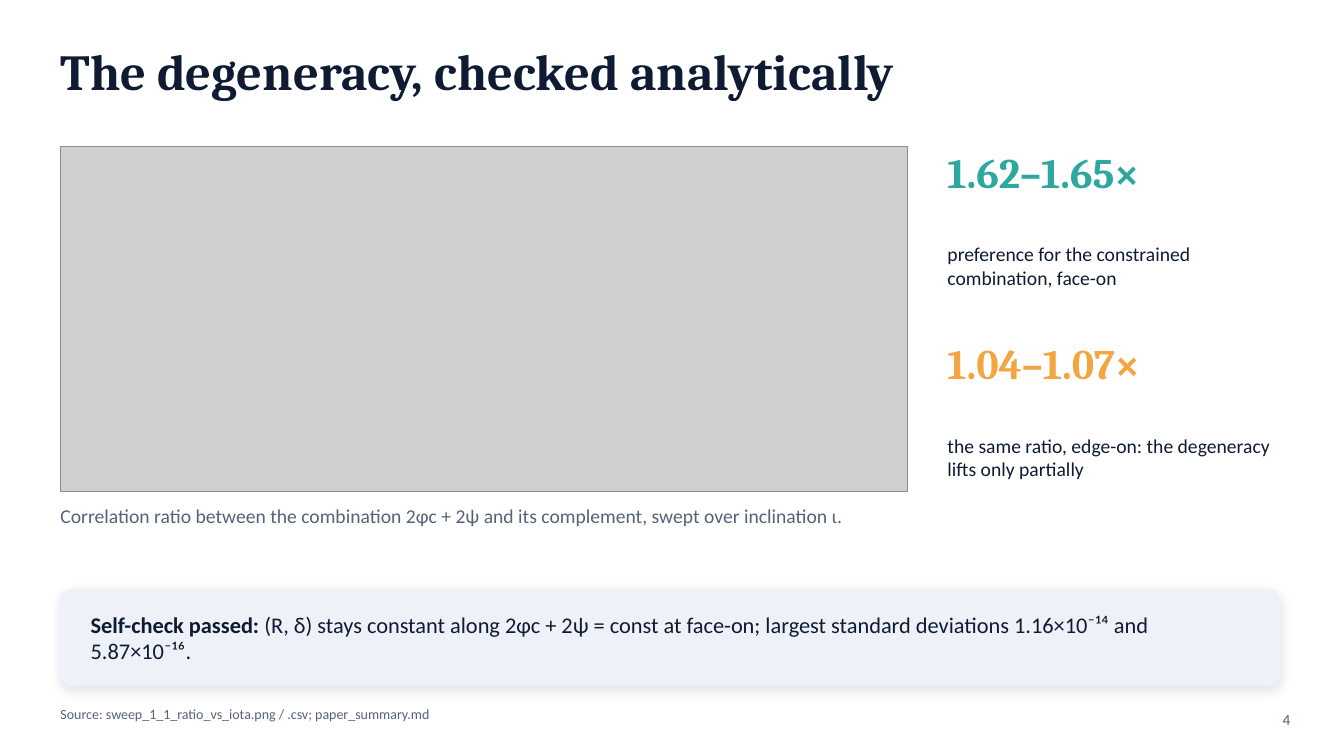
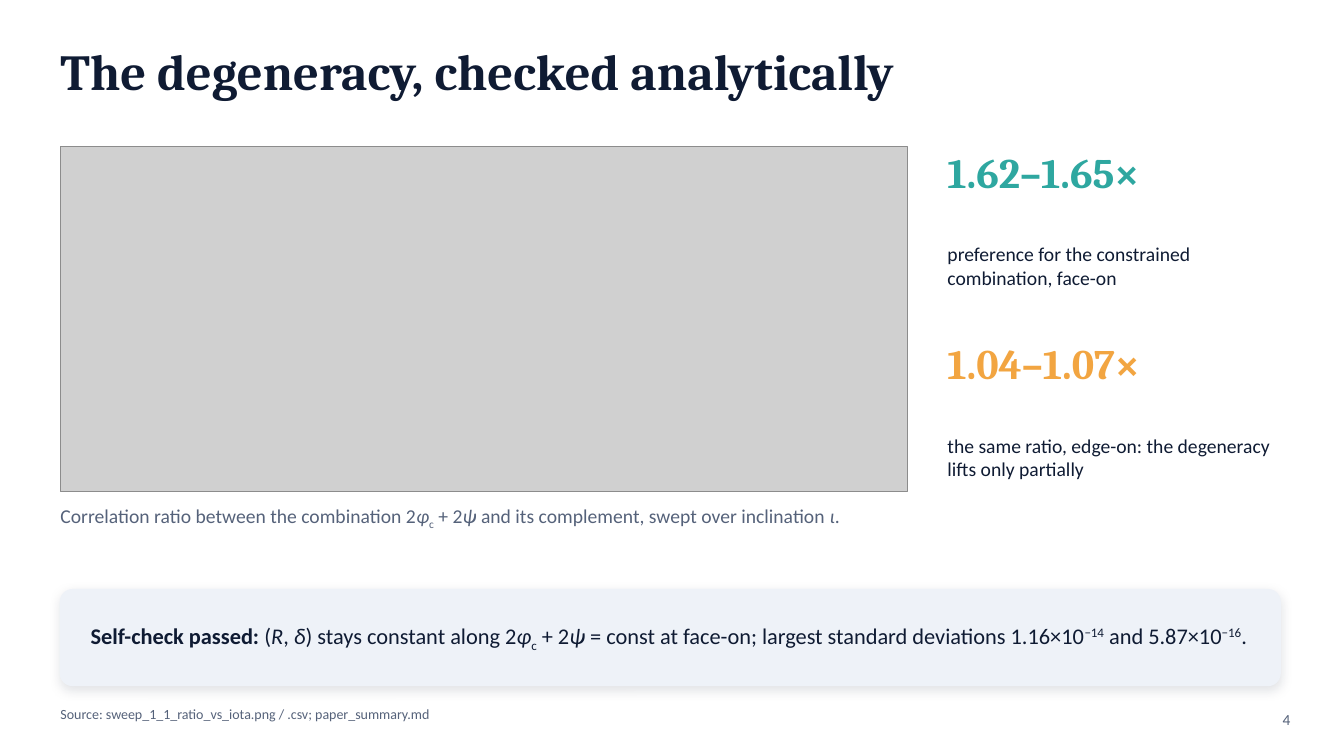
Before and after one commit to syedalimohsinbukhari/ml_practice_v2, a slide deck: slide 4 of experiments/phic_psi_poc-redo/phic_psi_presentation.pptx. Drawn at 1344x756 pixels with LibreOffice and Linux fonts; fonts in the diff are those of the drawing; grey boxes stand for pictures. Boxes give left, top, right and bottom in pixels: in the first picture for what was removed or moved away, otherwise in the second. Text is boxed around its words. In the diff, an @@ line names an element or a change of style, - is before the commit and + after.

```diff
--- a/experiments/phic_psi_poc-redo/phic_psi_presentation.pptx
+++ b/experiments/phic_psi_poc-redo/phic_psi_presentation.pptx
@@ text "Correlation ratio between the combination ..." at (x1=60, y1=509, x2=840, y2=526): now subscript in "2φc"; italic on in "2φc 2ψ ι." @@
@@ text at (x1=91, y1=628, x2=1242, y2=648): text changed @@
-Self-check passed: (R, δ) stays constant along 2φc + 2ψ = const at face-on; largest standard deviations 1.16×10⁻¹⁴ and 5.87×10⁻¹⁶.
+Self-check passed: (R, δ) stays constant along 2φc + 2ψ = const at face-on; largest standard deviations 1.16×10−14 and 5.87×10−16.
```
Also in this commit, not shown: 15 other slides changed, 4 other files.
